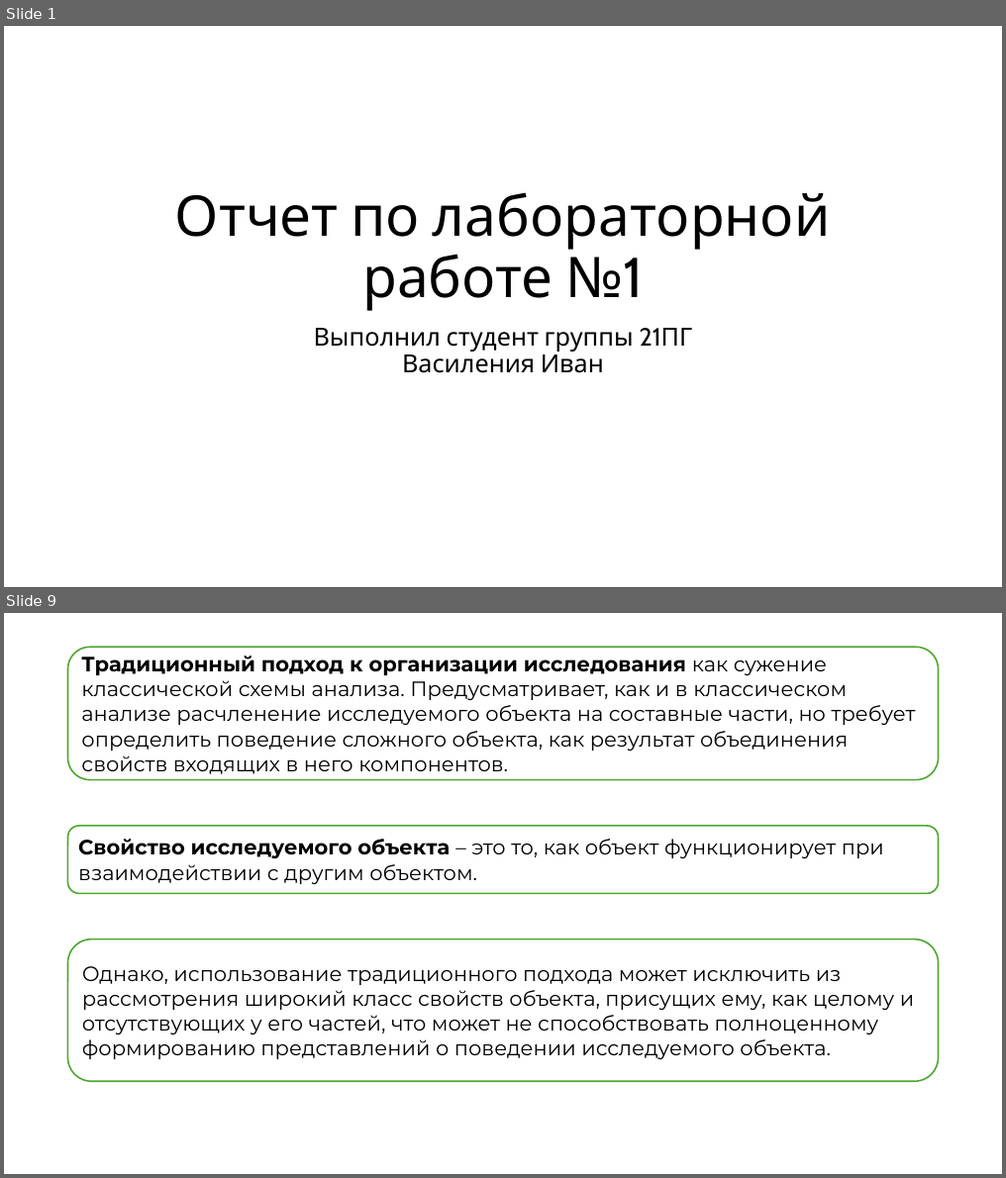
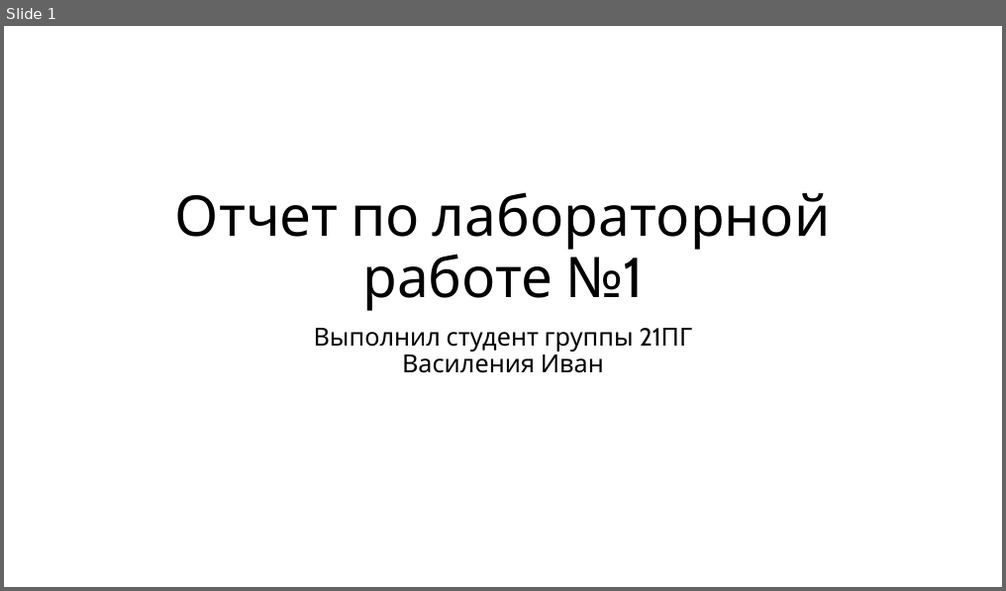
Before and after one commit to kuskas112/Labs, a slide deck: Основы системного анализа/lab1/lab1.pptx. Shown one above the other, each under a label of ours: slides 1 and 9 before the commit, slide 1 after it; the slides between them are not shown. The pictures are 1006x1178 and 1006x591 pixels, drawn with LibreOffice and Linux fonts; fonts in the diff are those of the drawing. Boxes give left, top, right and bottom in pixels: in the first picture for what was removed or moved away, otherwise in the second. Text is boxed around its words. In the diff, an @@ line names an element or a change of style, - is before the commit and + after.

```diff
--- a/Основы системного анализа/lab1/lab1.pptx
+++ b/Основы системного анализа/lab1/lab1.pptx
@@ slide 9 removed at <box>4,613,1002,1174</box>, background #FFFFFF @@
@@ rounded rectangle removed at <box>67,647,939,780</box> @@
-Традиционный подход к организации исследования как сужение классической схемы анализа. Предусматривает, как и в классическом анализе расчленение исследуемого объекта на составные части, но требует определить поведение сложного объекта, как результат объединения свойств входящих в него компонентов.
@@ rounded rectangle removed at <box>67,826,939,894</box> @@
-Свойство исследуемого объекта – это то, как объект функционирует при взаимодействии с другим объектом.
@@ rounded rectangle removed at <box>67,940,939,1081</box> @@
-Однако, использование традиционного подхода может исключить из рассмотрения широкий класс свойств объекта, присущих ему, как целому и отсутствующих у его частей, что может не способствовать полноценному формированию представлений о поведении исследуемого объекта.
```
Also in this commit, not shown: 8 slides changed, 4 other files.
